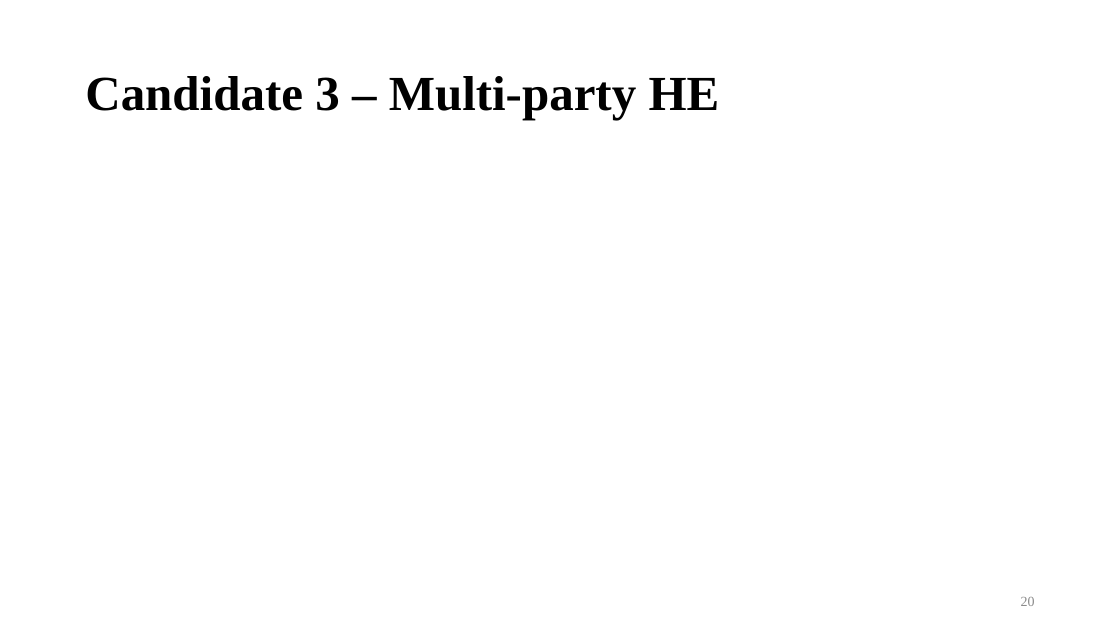
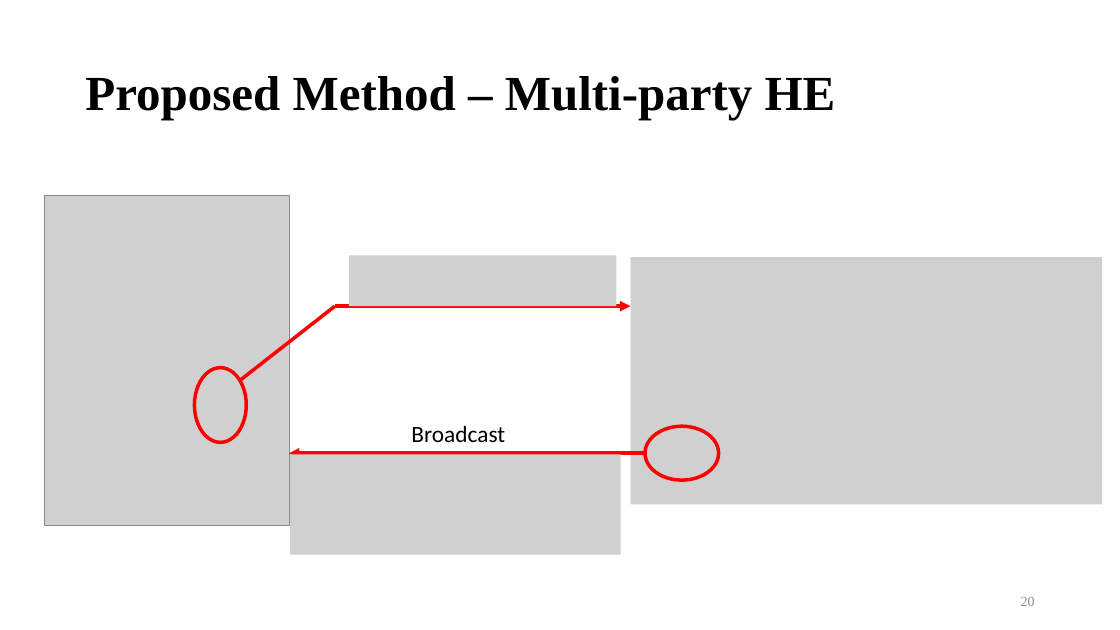
Before and after one commit to bernie6401/NTU_CNS, a slide deck: slide 20 of Final Project/Final Project.pptx. Drawn at 1120x630 pixels with LibreOffice and Linux fonts; fonts in the diff are those of the drawing; grey boxes stand for pictures; background and template pictures are left out. Boxes give left, top, right and bottom in pixels: in the first picture for what was removed or moved away, otherwise in the second. Text is boxed around its words. In the diff, an @@ line names an element or a change of style, - is before the commit and + after.

```diff
--- a/Final Project/Final Project.pptx
+++ b/Final Project/Final Project.pptx
@@ title at [85,76,836,120]: text changed @@
-Candidate 3 – Multi-party HE
+Proposed Method – Multi-party HE
@@ picture added at [45,195,289,525] @@
@@ picture added at [349,255,616,307] @@
@@ picture added at [631,257,1103,504] @@
@@ line added from (239, 381) to (335, 307), #FF0000 3 pt @@
@@ arrow added from (335, 307) to (631, 307), #FF0000 3 pt @@
@@ ellipse added at [194,368,246,443], outline #FF0000 3 pt @@
@@ text added at [411,425,505,442], 20 pt, text #000000 @@
+Broadcast
@@ ellipse added at [645,426,719,480], outline #FF0000 3 pt @@
@@ arrow added from (645, 454) to (289, 454), #FF0000 3 pt @@
@@ picture added at [290,455,621,555] @@
```
Also in this commit, not shown: 8 other slides changed, 6 slides added, 6 slides removed, 1 other file.
